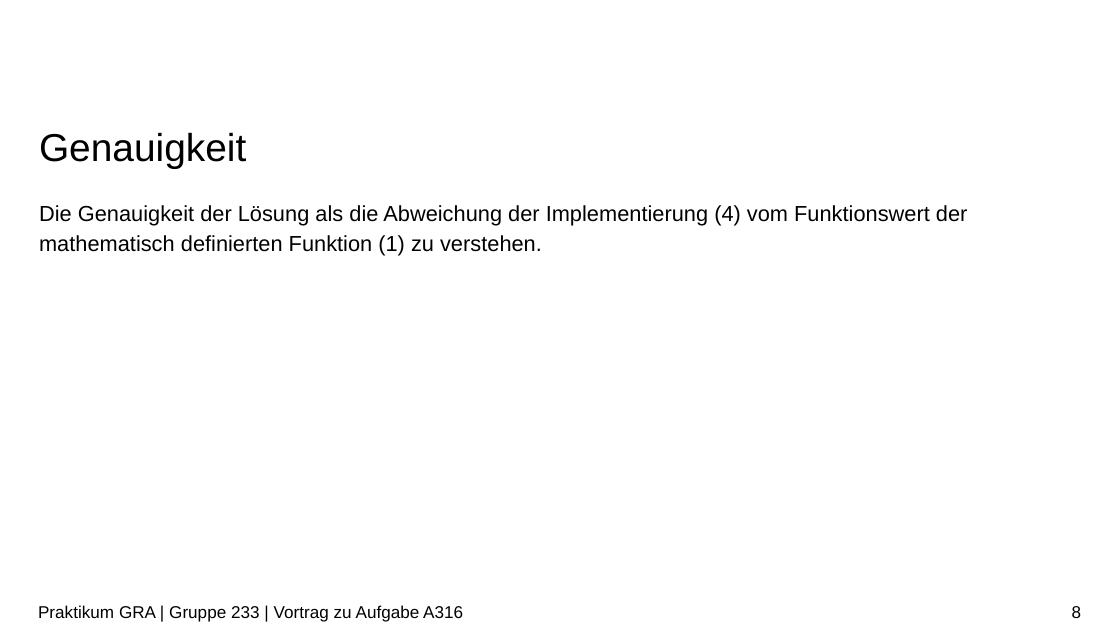
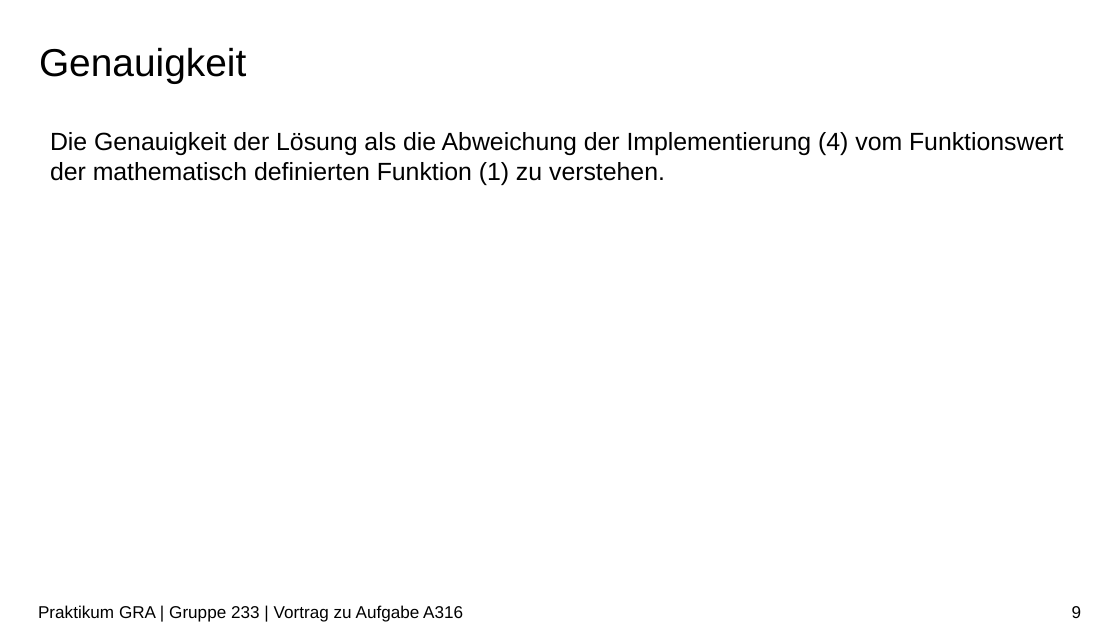
Before and after one commit to ludwiggr/ArSinH, a slide deck: slide 9 of Vortrag/Vortrag.pptx (slide 8 before the commit). Drawn at 1120x630 pixels with LibreOffice and Linux fonts; fonts in the diff are those of the drawing; background and template pictures are left out. Boxes give left, top, right and bottom in pixels: in the first picture for what was removed or moved away, otherwise in the second. Text is boxed around its words. In the diff, an @@ line names an element or a change of style, - is before the commit and + after.

```diff
--- a/Vortrag/Vortrag.pptx
+++ b/Vortrag/Vortrag.pptx
@@ title "Genauigkeit": place and size @@
-title "Genauigkeit" at bbox=[39, 132, 246, 168]
+title "Genauigkeit" at bbox=[39, 47, 246, 84]
@@ text "Die Genauigkeit der Lösung als ...": place and size @@
-text "Die Genauigkeit der Lösung als ..." at bbox=[39, 205, 968, 256]
+text "Die Genauigkeit der Lösung als ..." at bbox=[50, 132, 1063, 185]
@@ text "Die Genauigkeit der Lösung als ..." at bbox=[50, 132, 1063, 185]: size 14 to 16 pt; line spacing 1.14 to 1 @@
@@ page number at bbox=[1072, 606, 1082, 618]: text changed @@
-8
+9
```
Also in this commit, not shown: 13 other slides changed, 3 slides added, 1 slide removed, 5 other files.
